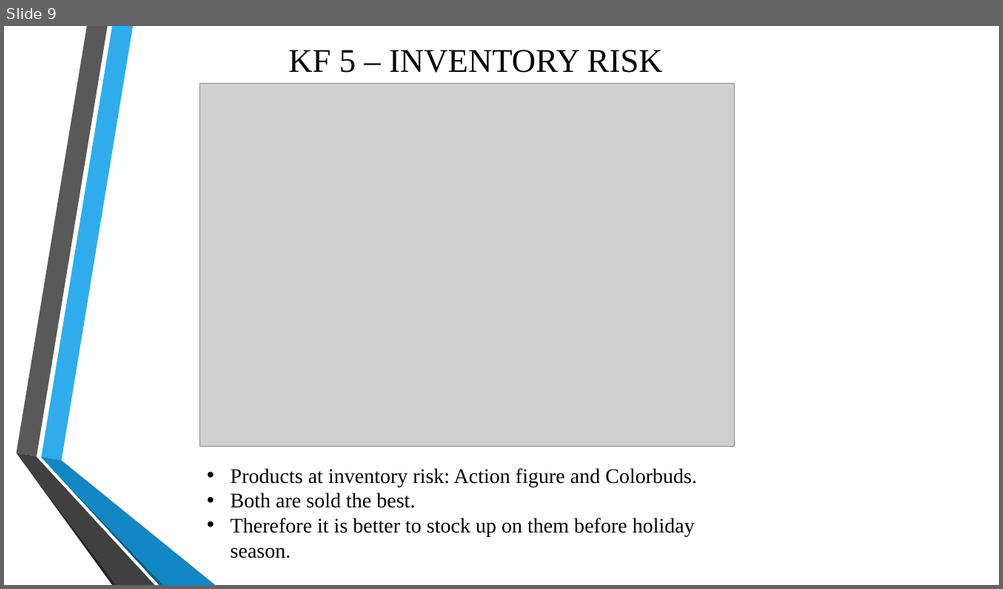
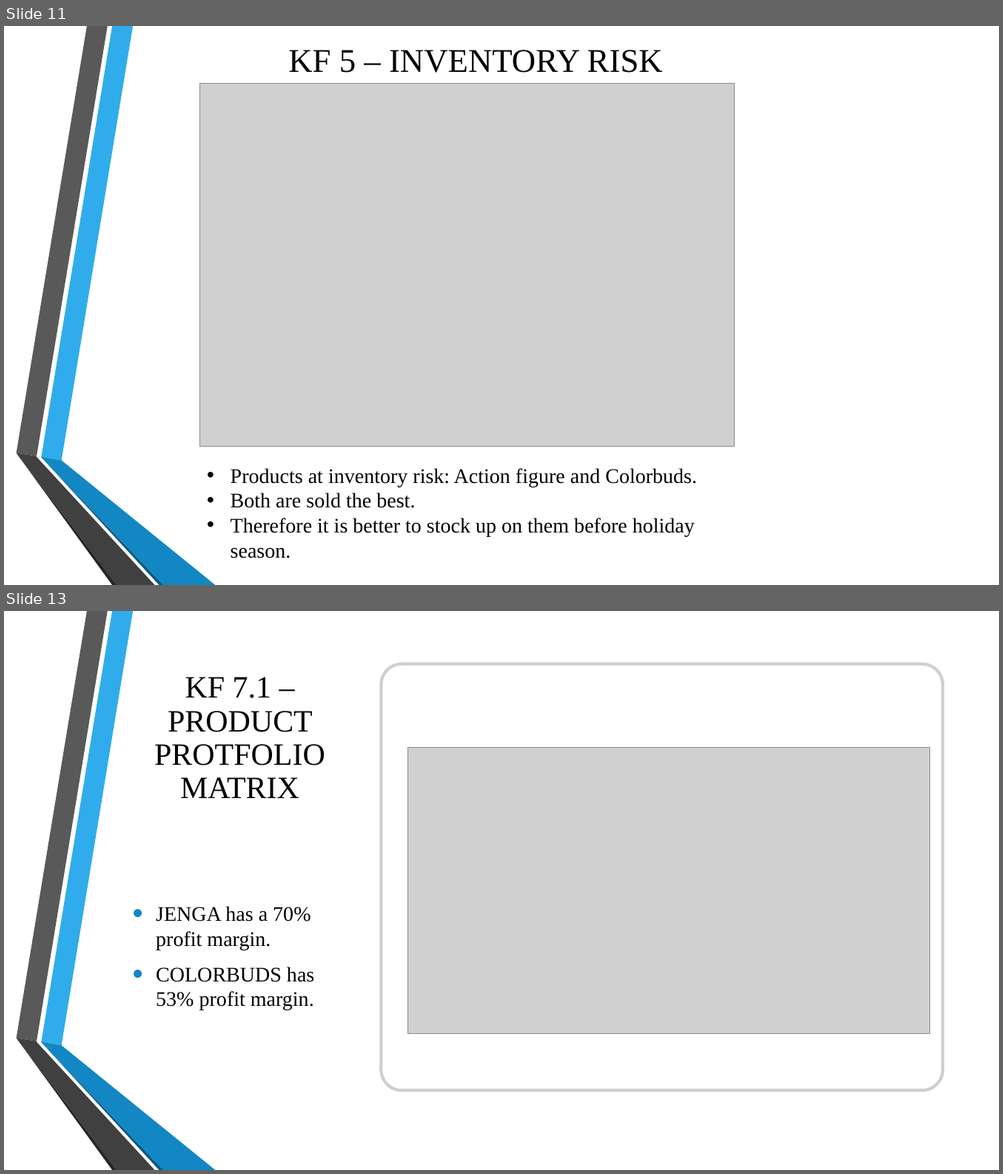
Before and after one commit to BenatrixB/data-portfolio-projects, a slide deck: deliverables/Maven_toys_report.pptx. Shown one above the other, each under a label of ours: slide 9 before the commit, slides 11 and 13 after it; the slides between them are not shown. The pictures are 1003x589 and 1003x1174 pixels, drawn with LibreOffice and Linux fonts; fonts in the diff are those of the drawing; grey boxes stand for pictures; background and template pictures are left out. Boxes give left, top, right and bottom in pixels: in the first picture for what was removed or moved away, otherwise in the second. Text is boxed around its words. In the diff, an @@ line names an element or a change of style, - is before the commit and + after.

```diff
--- a/deliverables/Maven_toys_report.pptx
+++ b/deliverables/Maven_toys_report.pptx
@@ slide 13 added at box(4, 611, 999, 1170), background picture (left out) @@
@@ title added at box(154, 677, 325, 798), 30 pt, text #000000 @@
+KF 7.1 – PRODUCT PROTFOLIO MATRIX
@@ rounded rectangle added at box(381, 664, 942, 1091), fill #FFFFFF, outline #979D9F 3 pt @@
@@ picture added at box(407, 748, 929, 1034) @@
@@ text added at box(156, 906, 314, 1011), 20 pt, text #000000 @@
+• JENGA has a 70% profit margin.
+• COLORBUDS has 53% profit margin.
@@ group added at box(16, 611, 215, 1170): 6 freeform shapes @@
@@ what was slide 9 is now slide 11 @@
```
Also in this commit, not shown: 3 slides changed, 7 other slides added, 15 other files.
